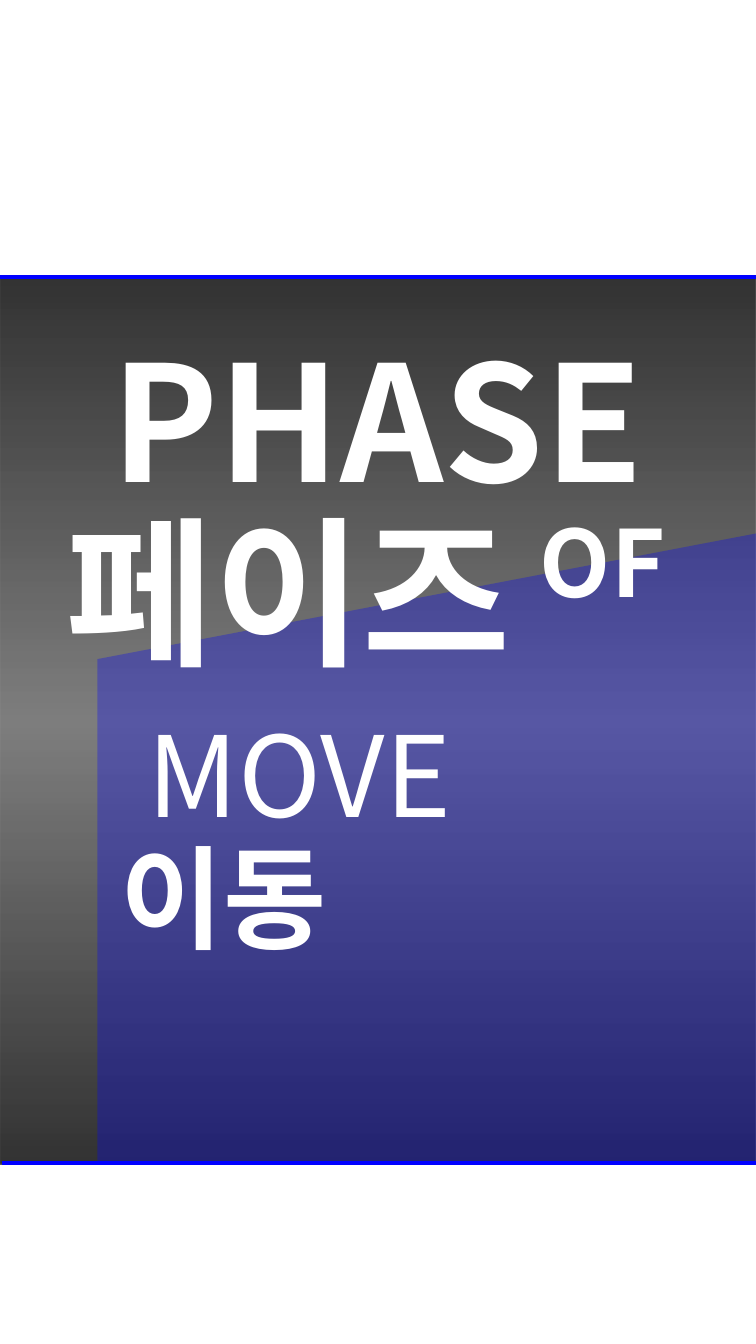
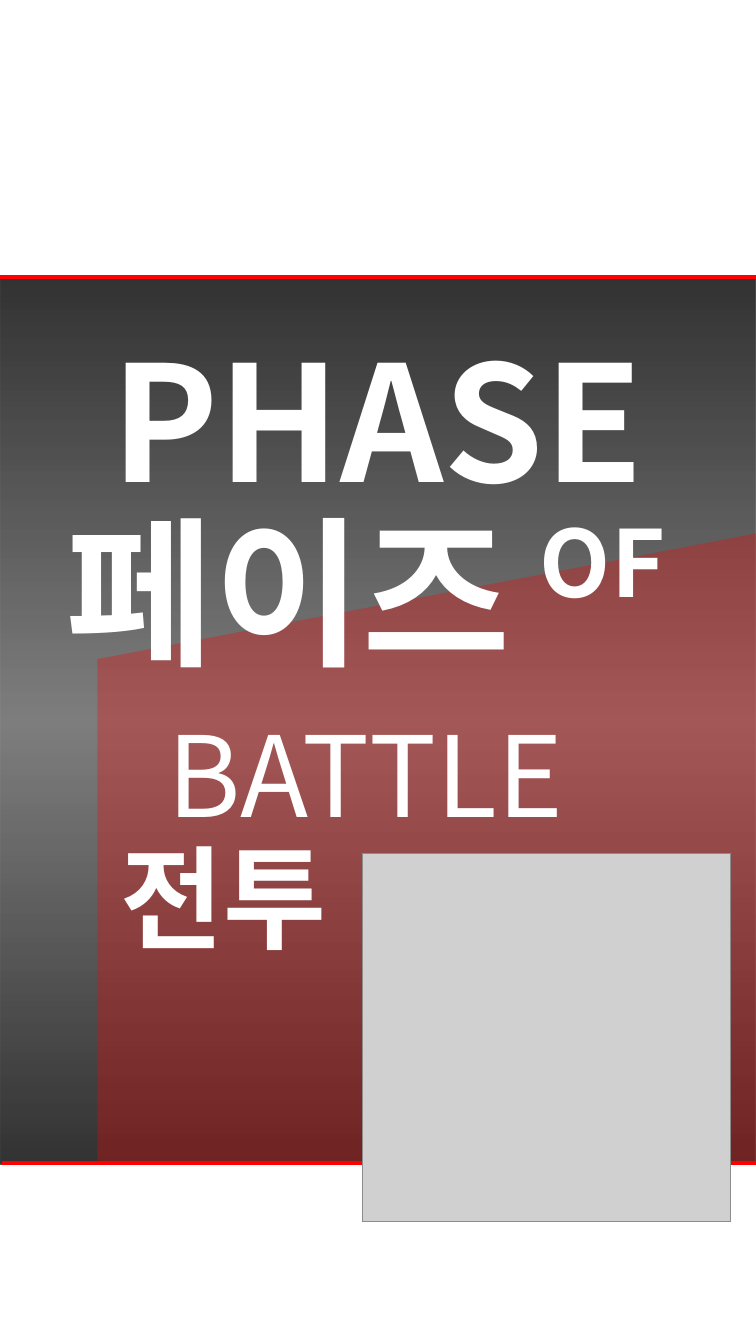
Before and after one commit to SNUGDC/DrawingRPG, a slide deck: slide 5 of Drawing RPG Dummy 리소스 EQ1.pptx. Drawn at 756x1344 pixels with LibreOffice and Linux fonts; fonts in the diff are those of the drawing; grey boxes stand for pictures. Boxes give left, top, right and bottom in pixels: in the first picture for what was removed or moved away, otherwise in the second. Text is boxed around its words. In the diff, an @@ line names an element or a change of style, - is before the commit and + after.

Commit message:
전투 페이즈 시작 알림

```diff
--- a/Drawing RPG Dummy 리소스 EQ1.pptx
+++ b/Drawing RPG Dummy 리소스 EQ1.pptx
@@ line (0, 277) - (756, 277): stroke #0000FF 3 pt to #FF0000 3 pt @@
@@ flow chart manual input at [97, 533, 756, 1161]: fill #0000FF at 30% opacity to #FF0000 at 30% opacity @@
@@ text at [167, 735, 563, 817]: text changed @@
-MOVE
+BATTLE
@@ text at [120, 846, 326, 950]: text changed @@
-이동
+전투
@@ picture added at [362, 854, 730, 1222] @@
@@ picture added at [362, 854, 730, 1222] @@
@@ line (2, 1163) - (756, 1163): stroke #0000FF 3 pt to #FF0000 3 pt @@
```
Also in this commit, not shown: 1 slide added, 11 other files.
